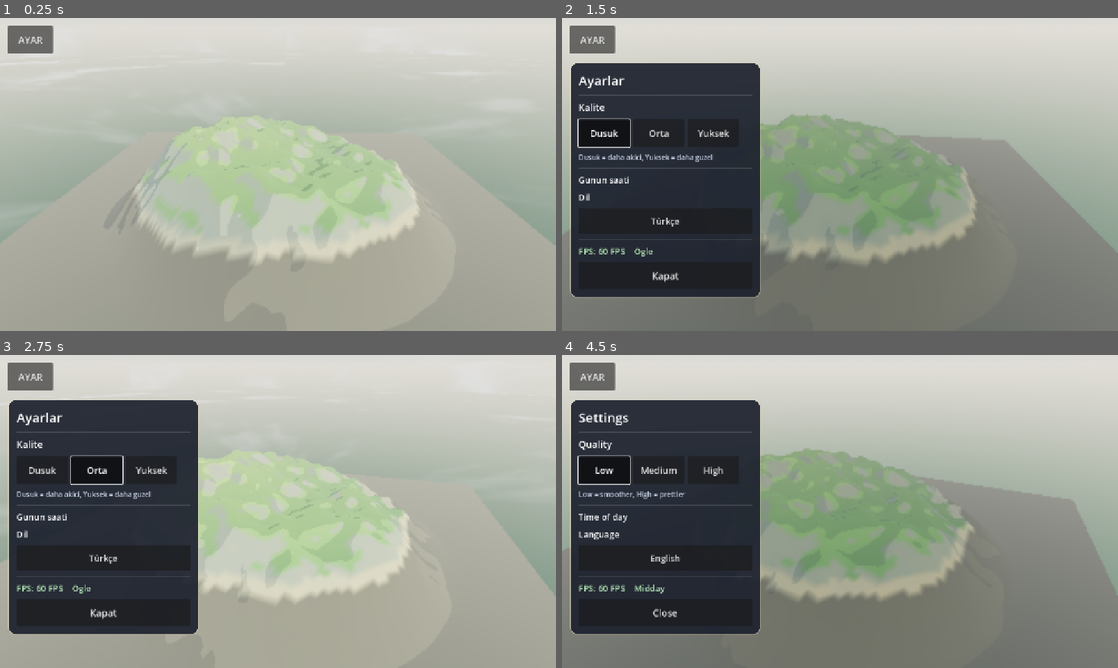
Above: before the commit, frames 1-4 (two rows, left to right).
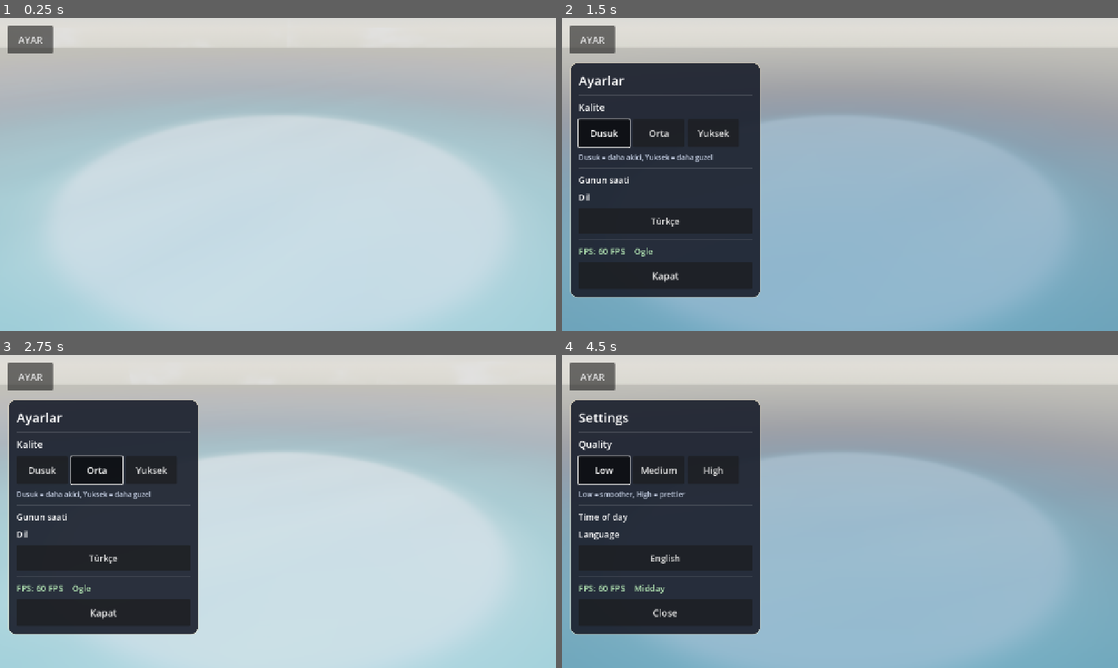
Above: after the commit, the same moments.

Repository: eraslan19j/game
Game: Godot game, scene res://scenes/world/world.tscn
The game is run twice, just before and just after one commit, with the same random seed, the same clock (stepped at 60 frames per second) and the same inputs.
Inputs:
- Up to frame 1 (0.25 s): no input
- Up to frame 2 (1.5 s): click "AYAR" at 0.5 s; click "Dusuk" at 1.25 s
- Up to frame 3 (2.75 s): click "Orta" at 2 s
- Up to frame 4 (4.5 s): click "Yuksek" at 2.75 s; click "Türkçe" at 3.5 s; click "Low" at 4.25 s

The runs differ from the first frame. In frame 1, 70% of the frame differs, in the area x 0-100%, y 9-100%; in frame 2, 64%; in frame 3, 50%; in frame 4, 65%.

Commit message:
TEST: arazi mesh gizli (carpisma duruyor), su acik
Co-authored-by: arena-agent <297053741+arena-agent@users.noreply.github.com>

Diff:
--- a/scenes/world/world.tscn
+++ b/scenes/world/world.tscn
@@ -102,7 +102,6 @@
 [node name="Water" type="MeshInstance3D" parent="."]
 material_override = SubResource("ShaderMaterial_water")
 script = ExtResource("3_water")
-visible = false
 
 [node name="CameraRig" type="Node3D" parent="."]
 
--- a/scripts/world/terrain.gd
+++ b/scripts/world/terrain.gd
@@ -175,6 +175,7 @@
 	_mesh_instance.mesh = mesh
 	# Arazi golge dussun = KAPALI (200x200 m duz levha suya dev golge dusuruyordu).
 	_mesh_instance.cast_shadow = GeometryInstance3D.SHADOW_CASTING_SETTING_OFF
+	_mesh_instance.visible = false  # TEST
 	add_child(_mesh_instance)
 
 	return {"mesh": mesh, "heights": heights, "n": n}
Binary file changed: ci_screenshot_preview.png
